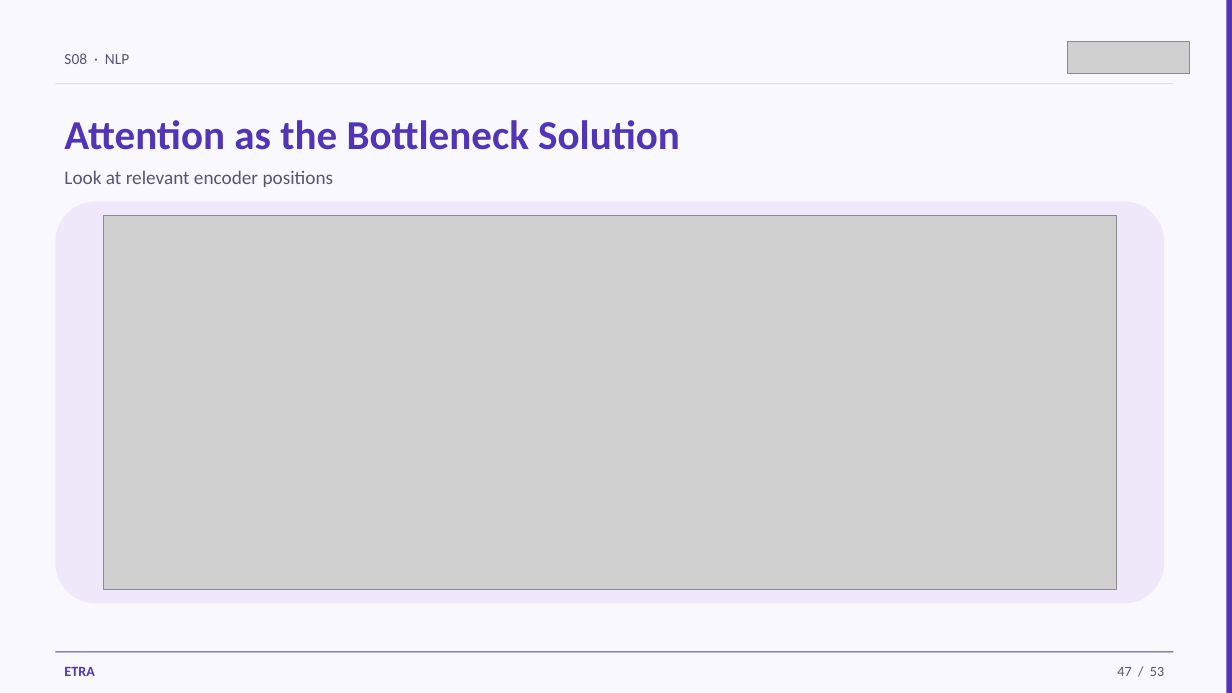
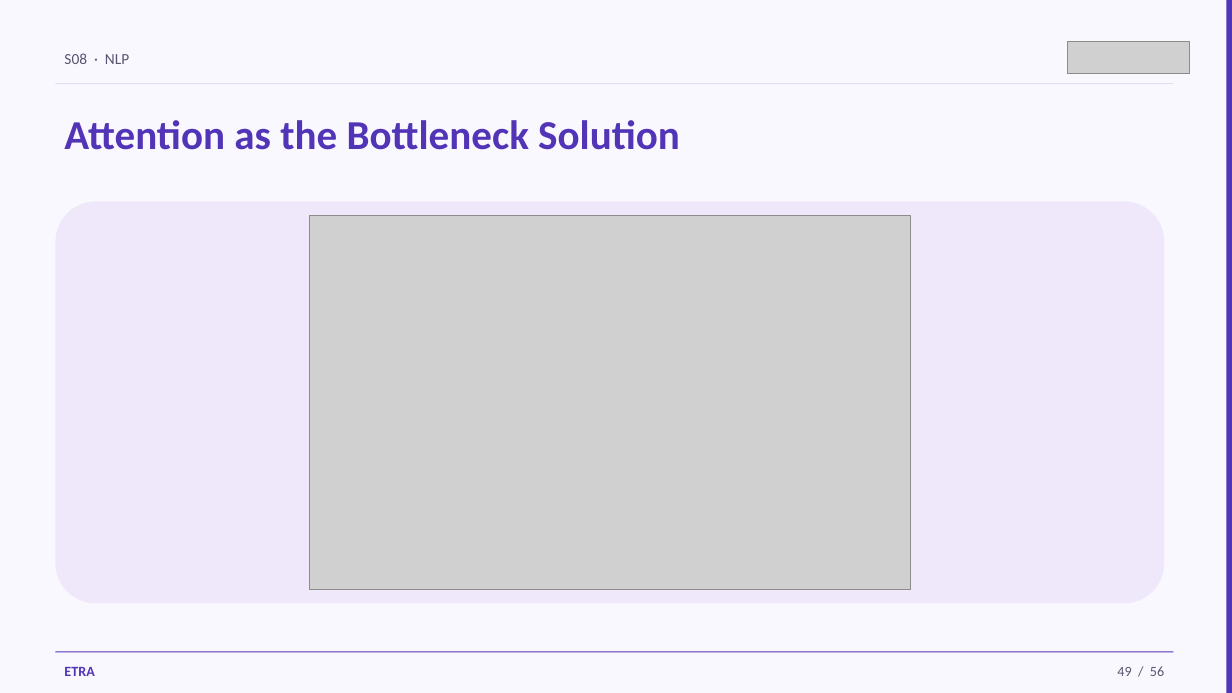
Before and after one commit to iksasa15/AI-ML, a slide deck: slide 49 of web-presentation/pdf-exports/Week3-Session1-NLP.pptx (slide 47 before the commit). Drawn at 1232x693 pixels with LibreOffice and Linux fonts; fonts in the diff are those of the drawing; grey boxes stand for pictures. Boxes give left, top, right and bottom in pixels: in the first picture for what was removed or moved away, otherwise in the second. Text is boxed around its words. In the diff, an @@ line names an element or a change of style, - is before the commit and + after.

```diff
--- a/web-presentation/pdf-exports/Week3-Session1-NLP.pptx
+++ b/web-presentation/pdf-exports/Week3-Session1-NLP.pptx
@@ text removed at box(64, 170, 334, 187) @@
-Look at relevant encoder positions
@@ picture: place and size @@
-picture at box(104, 215, 1117, 590)
+picture at box(310, 215, 911, 590)
@@ text at box(1117, 666, 1164, 676): text changed @@
-47 / 53
+49 / 56
```
Also in this commit, not shown: 49 other slides changed, 5 slides added, 2 slides removed, 6 other files.
